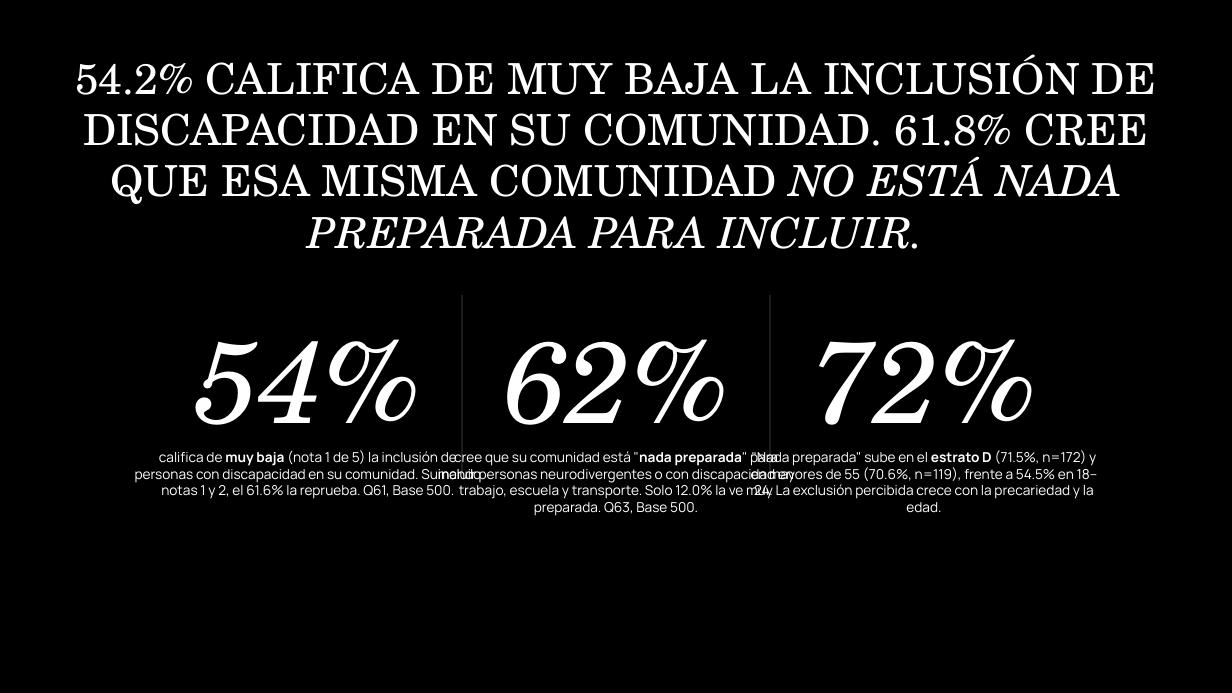
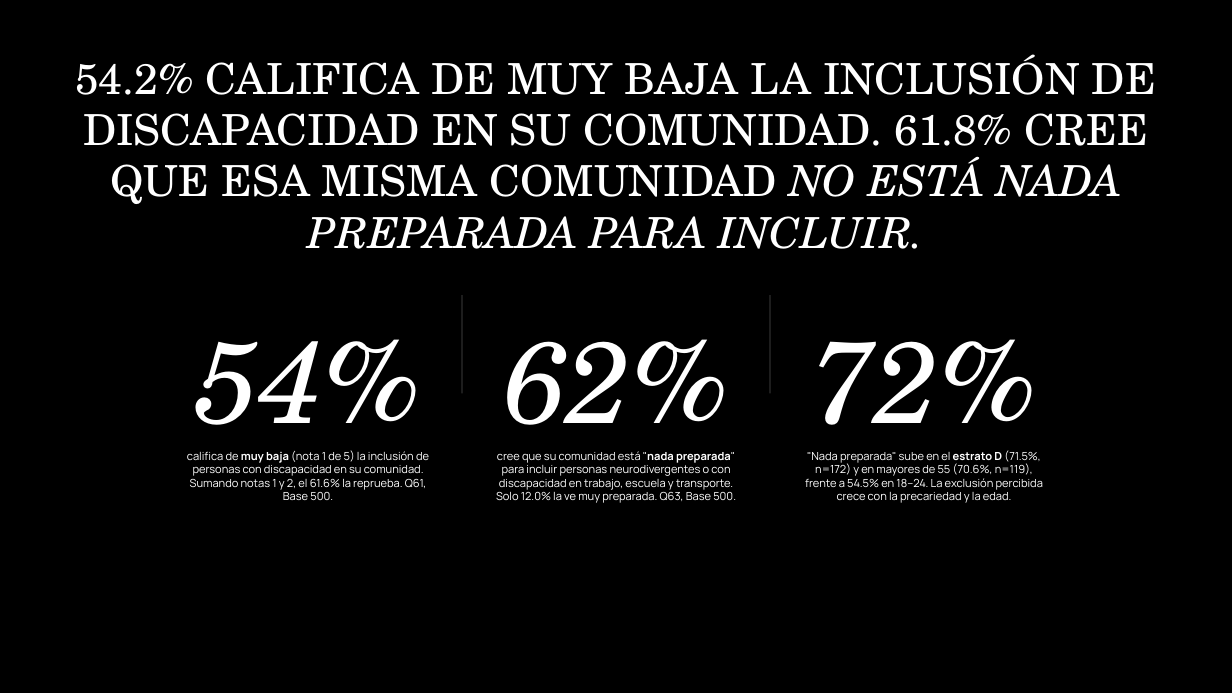
Before and after one commit to jeremyninja/c-digocasa-cerebro, a slide deck: slide 9 of Agentes Hallazgos/sistema-de-creencias-deck-flat.pptx. Drawn at 1232x693 pixels with LibreOffice and Linux fonts; fonts in the diff are those of the drawing. Boxes give left, top, right and bottom in pixels: in the first picture for what was removed or moved away, otherwise in the second. Text is boxed around its words. In the diff, an @@ line names an element or a change of style, - is before the commit and + after.

```diff
--- a/Agentes Hallazgos/sistema-de-creencias-deck-flat.pptx
+++ b/Agentes Hallazgos/sistema-de-creencias-deck-flat.pptx
@@ rectangle resized from (x1=461, y1=295, x2=463, y2=474) to (x1=461, y1=295, x2=463, y2=393) @@
@@ rectangle resized from (x1=769, y1=295, x2=771, y2=474) to (x1=769, y1=295, x2=771, y2=393) @@
@@ text "califica de muy baja (nota ..." moved from (x1=135, y1=450, x2=481, y2=499) to (x1=187, y1=450, x2=429, y2=500) @@
@@ text "cree que su comunidad está ..." moved from (x1=438, y1=451, x2=794, y2=516) to (x1=496, y1=451, x2=736, y2=503) @@
@@ size 16 to 13 pt in 3 elements at (x1=187, y1=450, x2=429, y2=500), (x1=496, y1=451, x2=736, y2=503), (x1=805, y1=450, x2=1043, y2=503) @@
@@ text ""Nada preparada" sube en el ..." moved from (x1=751, y1=450, x2=1098, y2=513) to (x1=805, y1=450, x2=1043, y2=503) @@
```
Also in this commit, not shown: 10 other slides changed, 4 other files.
